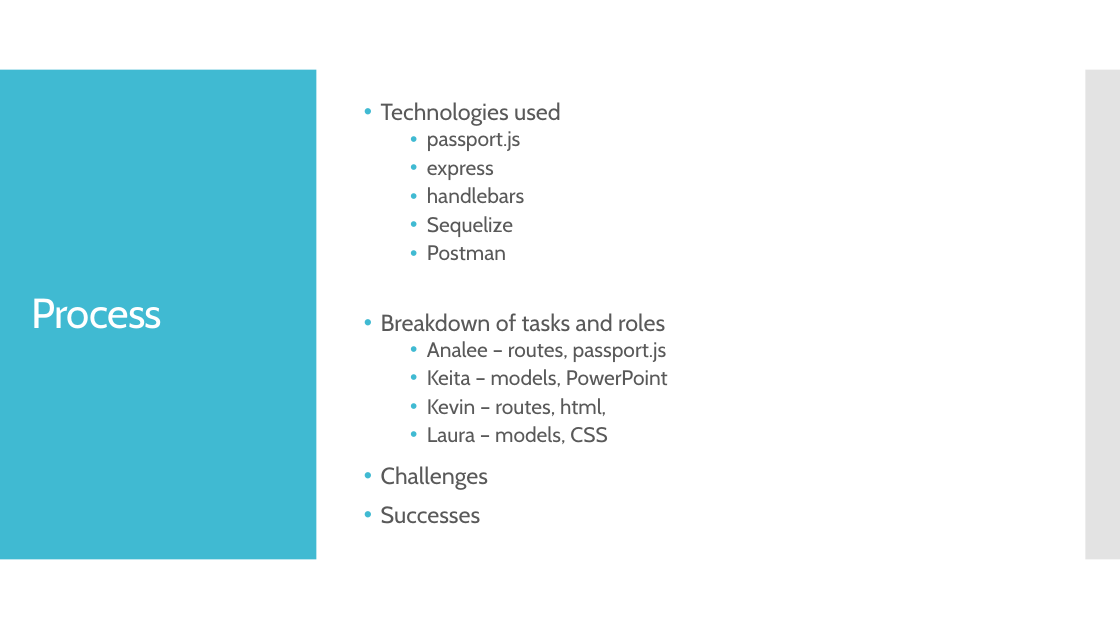
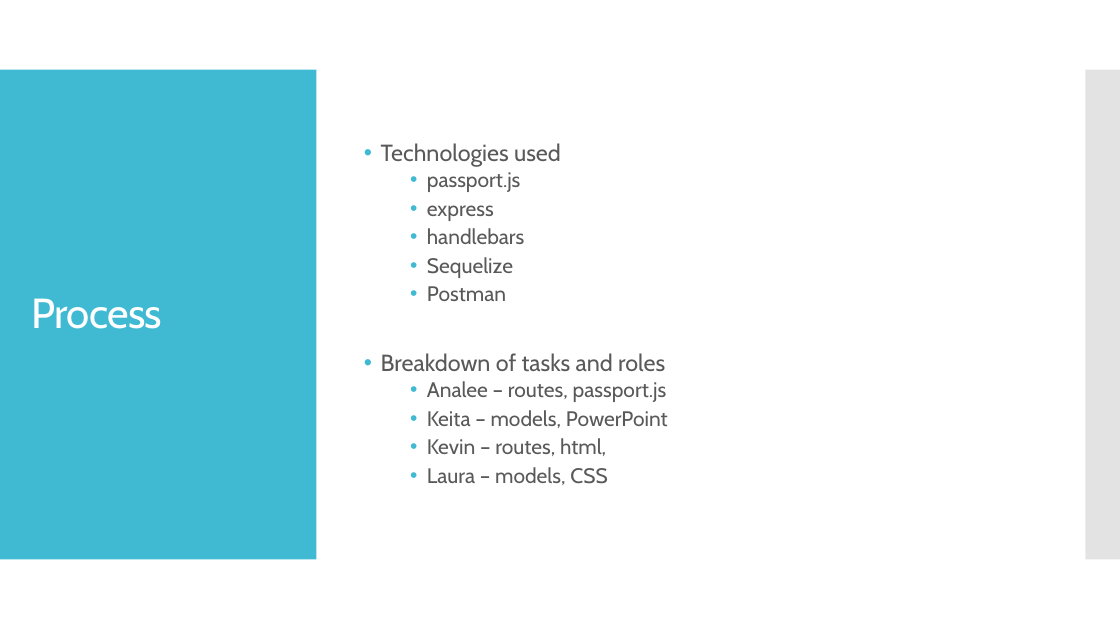
Before and after one commit to aguerra1508/Project2, a slide deck: slide 4 of whoDisHere.pptx. Drawn at 1120x630 pixels with LibreOffice and Linux fonts; fonts in the diff are those of the drawing. Boxes give left, top, right and bottom in pixels: in the first picture for what was removed or moved away, otherwise in the second. Text is boxed around its words. In the diff, an @@ line names an element or a change of style, - is before the commit and + after.

```diff
--- a/whoDisHere.pptx
+++ b/whoDisHere.pptx
@@ text at (381, 466, 488, 524): paragraphs removed @@
-• Challenges
-• Successes
```
Also in this commit, not shown: 2 other slides changed, 1 slide added, 4 other files.
